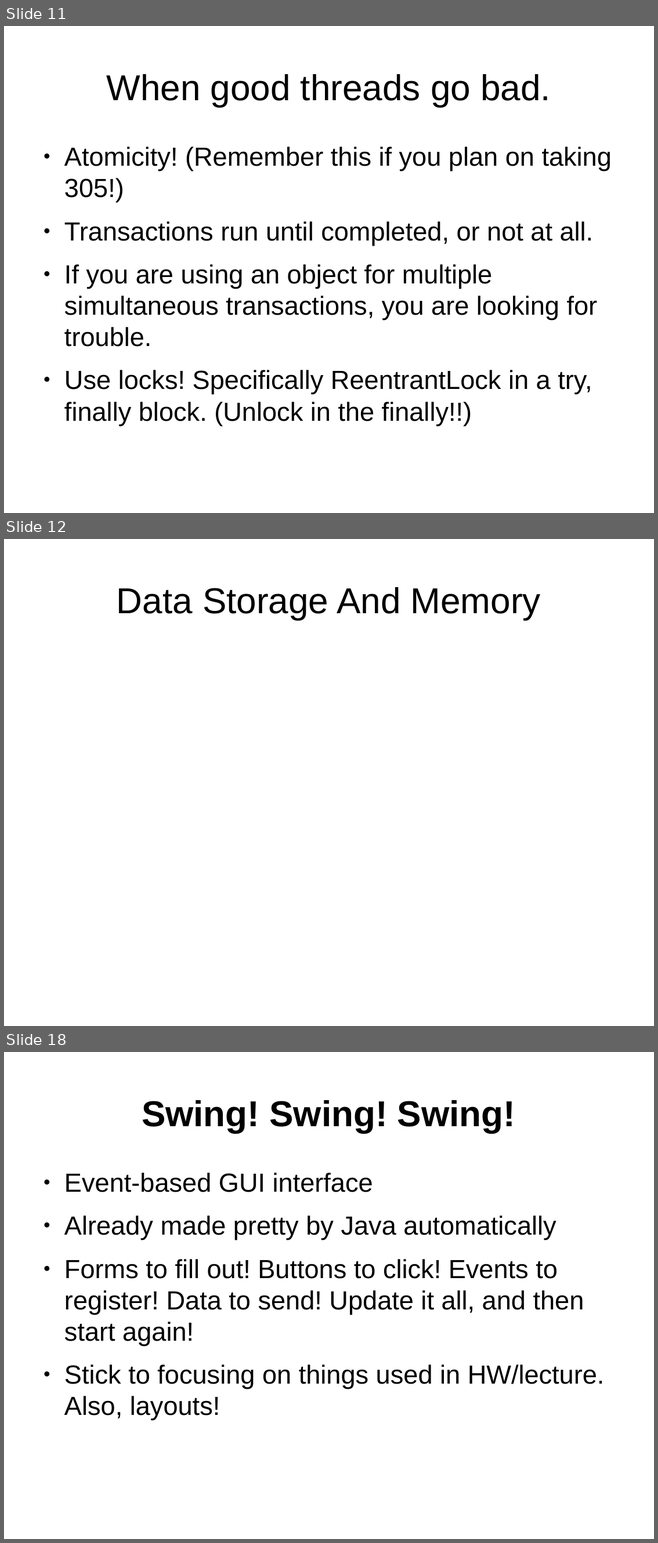
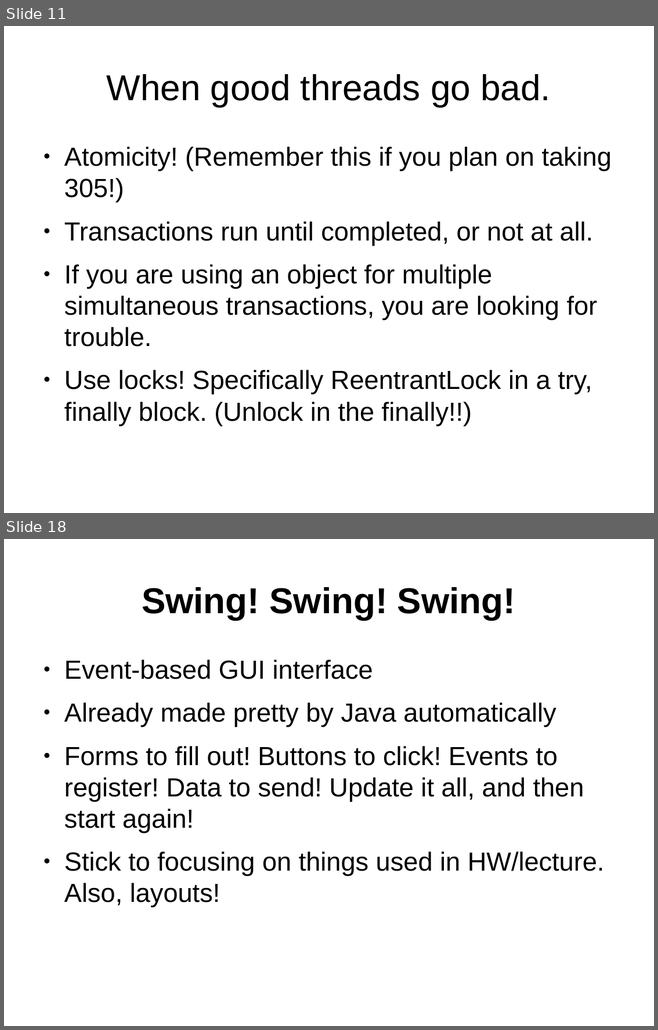
Before and after one commit to yv444/cse219-review, a slide deck: midterm_review.odp. Shown one above the other, each under a label of ours: slides 11, 12 and 18 before the commit, slides 11 and 18 after it; the slides between them are not shown. The pictures are 658x1543 and 658x1030 pixels, drawn with LibreOffice and Linux fonts; fonts in the diff are those of the drawing. Boxes give left, top, right and bottom in pixels: in the first picture for what was removed or moved away, otherwise in the second. Text is boxed around its words. In the diff, an @@ line names an element or a change of style, - is before the commit and + after.

```diff
--- a/midterm_review.odp
+++ b/midterm_review.odp
@@ slide 12 removed at (x1=4, y1=539, x2=654, y2=1026), background #FFFFFF @@
@@ title removed at (x1=117, y1=587, x2=540, y2=620) @@
-Data Storage And Memory
```
Also in this commit, not shown: 9 slides changed, 3 slides added, 2 other slides removed, 1 other file.
